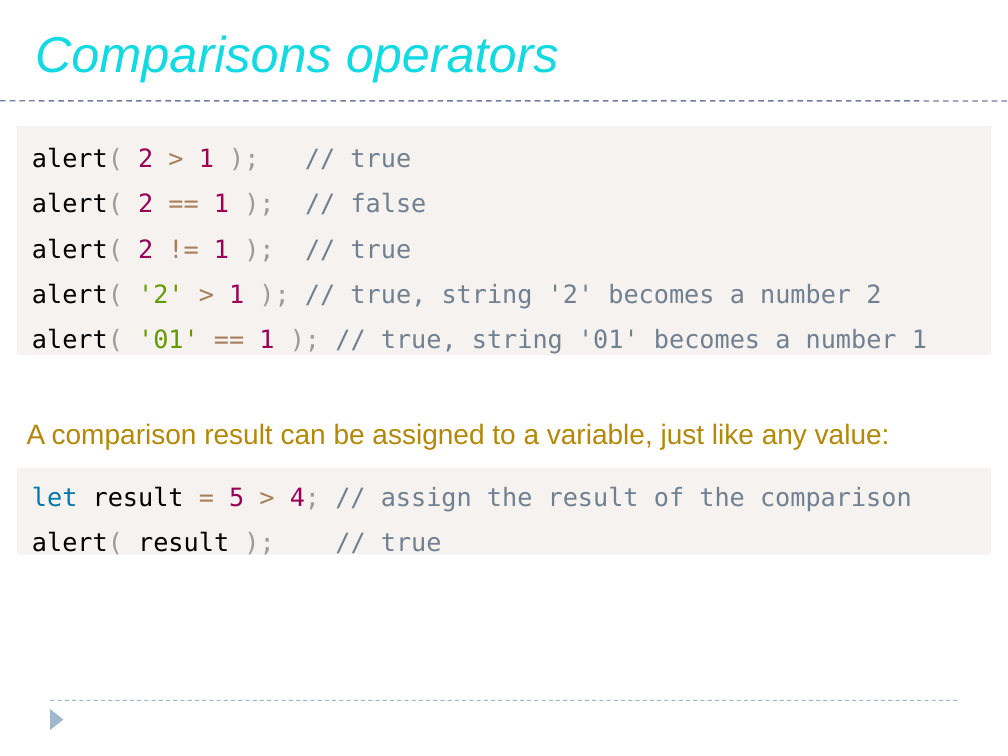
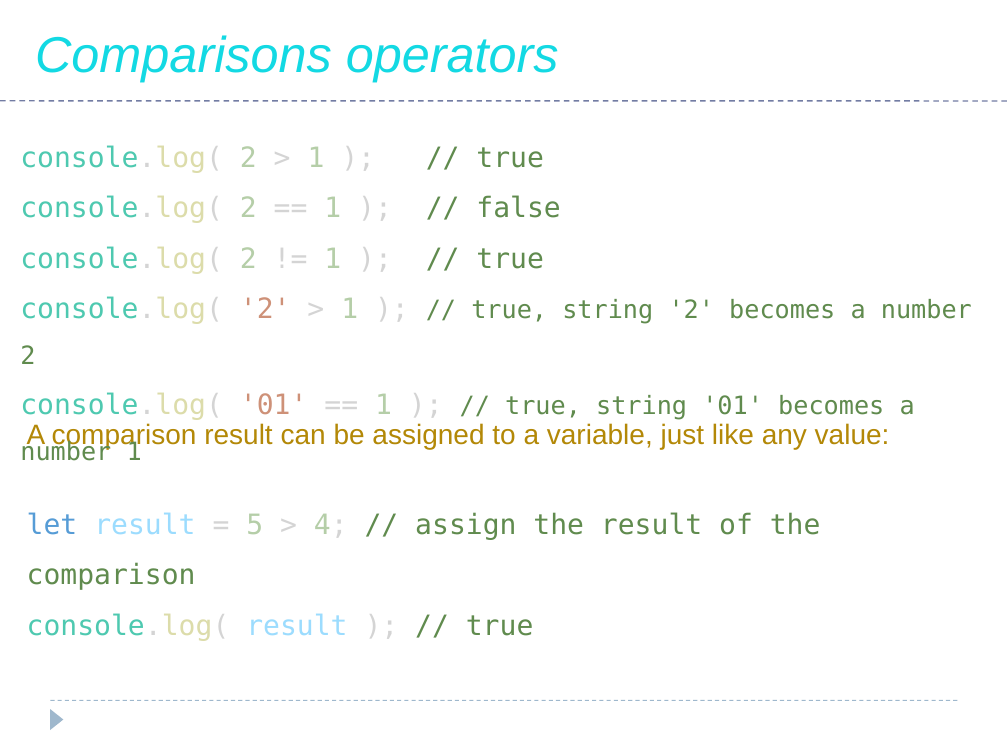
Before and after one commit to saleelgithub/PPTs, a slide deck: slide 83 of AWP PPT - JavaScript.pptx (slide 84 before the commit). Drawn at 1008x756 pixels with LibreOffice and Linux fonts; fonts in the diff are those of the drawing. Boxes give left, top, right and bottom in pixels: in the first picture for what was removed or moved away, otherwise in the second. Text is boxed around its words. In the diff, an @@ line names an element or a change of style, - is before the commit and + after.

```diff
--- a/AWP PPT - JavaScript.pptx
+++ b/AWP PPT - JavaScript.pptx
@@ text "console.log( 2 > 1 ); ..." at (x1=20, y1=145, x2=972, y2=461): vertical alignment middle to top; fill #F5F2F0 to none @@
@@ text "console.log( 2 > 1 ); ..." moved from (x1=17, y1=126, x2=992, y2=355) to (x1=20, y1=145, x2=972, y2=461) @@
@@ text at (x1=20, y1=145, x2=972, y2=461): text changed; size 18 to 20 pt; text colour #708090 to #608B4E @@
-alert( 2 > 1 ); // true
-alert( 2 == 1 ); // false
-alert( 2 != 1 ); // true
-alert( '2' > 1 ); // true, string '2' becomes a number 2
-alert( '01' == 1 ); // true, string '01' becomes a number 1
+console.log( 2 > 1 ); // true
+console.log( 2 == 1 ); // false
+console.log( 2 != 1 ); // true
+console.log( '2' > 1 ); // true, string '2' becomes a number 2
+console.log( '01' == 1 ); // true, string '01' becomes a number 1
@@ text "let result = 5 > ..." moved from (x1=17, y1=468, x2=992, y2=554) to (x1=27, y1=512, x2=821, y2=641) @@
@@ text "let result = 5 > ..." at (x1=27, y1=512, x2=821, y2=641): vertical alignment middle to top; fill #F5F2F0 to none @@
@@ text at (x1=27, y1=512, x2=821, y2=590): size 18 to 20 pt in "let result = 5 > 4; // ..."; text colour #0077AA to #569CD6 in "let"; text colour #000000 to #9CDCFE in "result"; text colour #A67F59 to #D4D4D4 in "= >"; text colour #990055 to #B5CEA8 in "5 4;"; text colour #999999 to #D4D4D4 in "4;"; text colour #708090 to #608B4E in "// assign the result of the comparison" @@
@@ text at (x1=27, y1=613, x2=534, y2=641): text changed; size 18 to 20 pt; text colour #000000 to #4EC9B0 @@
-alert( result ); // true
+console.log( result ); // true
```
Also in this commit, not shown: 9 other slides changed, 1 slide added, 1 slide removed, 2 other files.
